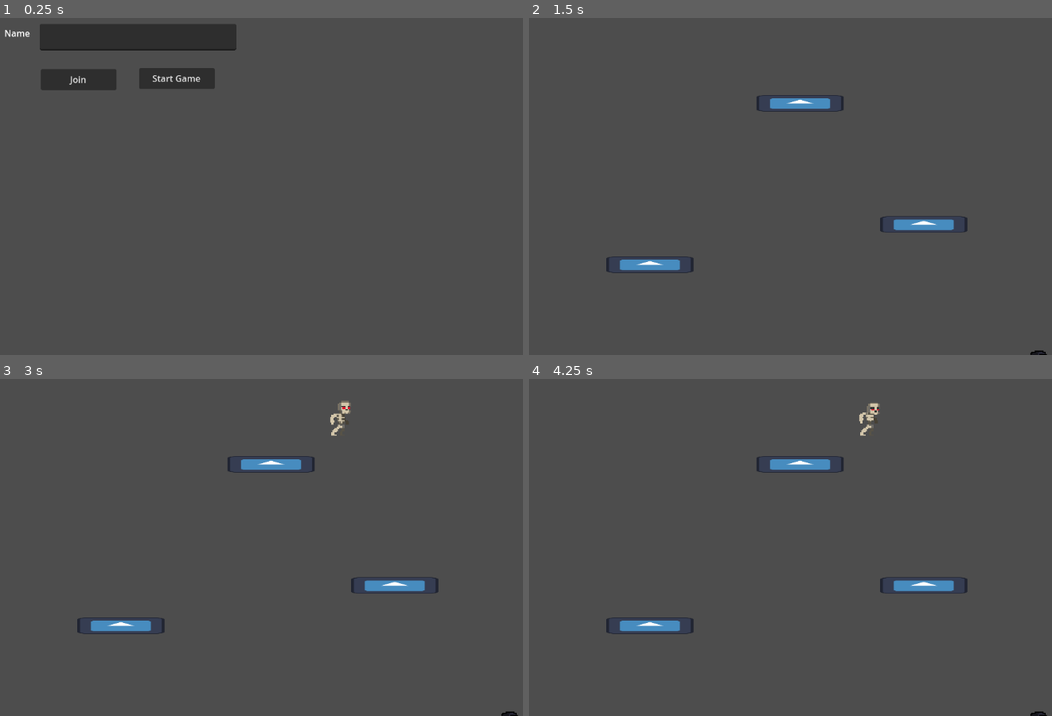
Above: before the commit, frames 1-4 (two rows, left to right).
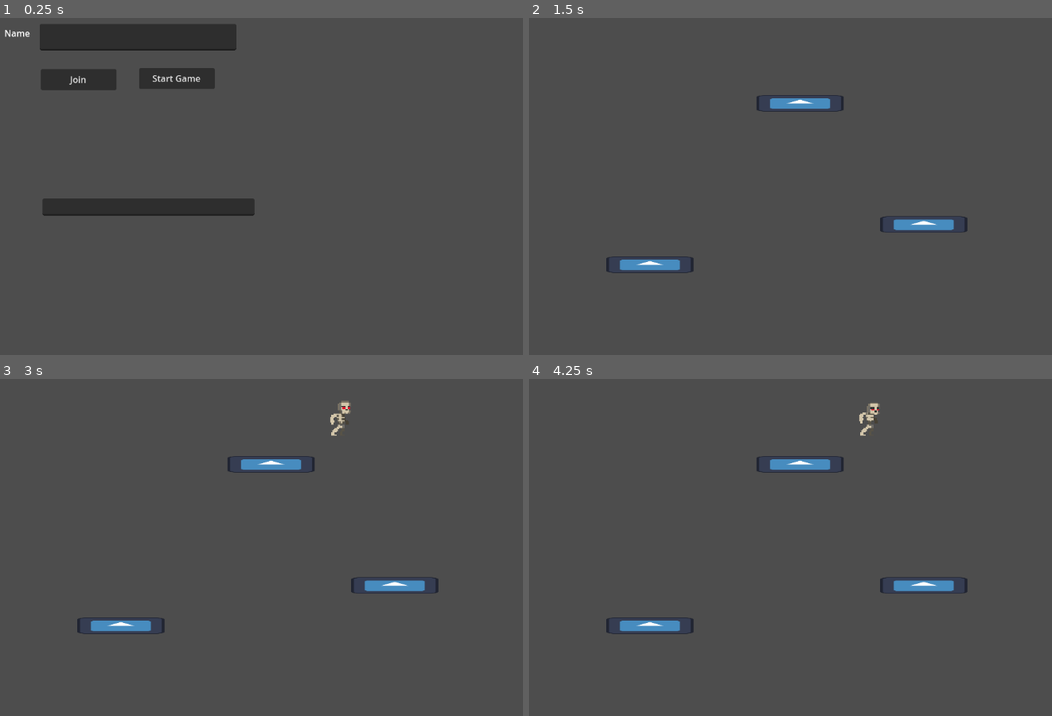
Above: after the commit, the same moments.

Repository: naixsu/CROCPNG
Game: Godot game, scene res://Scenes/Testing/NaixTestScenes/Multiplayer.tscn
Same seed, same stepped clock (60 frames per second), same inputs: the game is played once before the commit and once after it. The engine's default icon, where the game draws it, is replaced by a stand-in: a white triangle on a blue panel in a dark square.
Inputs (mouse positions are in pixels of both pictures, inside the frame that each line leads up to):
- Up to frame 1 (0.25 s): no input
- Up to frame 2 (1.5 s): click (664, 38) at 0.52 s; type "Alex" at 0.6 s; click "Start Game" at 1.25 s
- Up to frame 3 (3 s): tap Enter (ui_accept) at 2, 2.27, 2.75 s; move the mouse to (428, 520) at 2.02 s; press the mouse at (428, 520) at 2.03 s; hold D (Right) from 2.03 s (still down); move the mouse to (162, 554) at 2.77 s; release the mouse at (162, 554) at 2.78 s; right-click (162, 554) at 2.85 s
- Up to frame 4 (4.25 s): tap Enter (ui_accept) at 3.02, 3.5 s; move the mouse to (884, 459) at 3.52 s; release D (Right) at 3.53 s; press the mouse at (884, 459) at 3.53 s; hold A (Left) from 3.53 s (still down)

The runs differ from the first frame. In frame 1, 2.1% of the frame differs, in the area x 8-49%, y 53-59%; in frame 2, less than 0.1%; in frame 3, less than 0.1%; in frame 4, less than 0.1%.
Error in both runs: Invalid access of index '0' on a base object of type: 'Array[Node2D]'. (res://Scripts/Enemies/EnemyA/AI.gd:26)

Commit message:
Testing multiplayer fix

Diff:
--- a/Scenes/Testing/NaixTestScenes/Multiplayer.tscn
+++ b/Scenes/Testing/NaixTestScenes/Multiplayer.tscn
@@ -41,5 +41,12 @@
 offset_bottom = 42.0
 text = "Name"
 
+[node name="LineEdit" type="LineEdit" parent="."]
+layout_mode = 0
+offset_left = 126.0
+offset_top = 364.0
+offset_right = 510.0
+offset_bottom = 395.0
+
 [connection signal="button_down" from="Join" to="." method="_on_join_button_down"]
 [connection signal="button_down" from="StartGame" to="." method="_on_start_game_button_down"]
--- a/Scenes/Testing/NaixTestScenes/TestMultiplayerScene.tscn
+++ b/Scenes/Testing/NaixTestScenes/TestMultiplayerScene.tscn
@@ -1,11 +1,9 @@
-[gd_scene load_steps=7 format=3 uid="uid://cgiky6rcbuxga"]
+[gd_scene load_steps=5 format=3 uid="uid://cgiky6rcbuxga"]
 
 [ext_resource type="Script" path="res://Scripts/Testing/NaixTestScripts/TestMultiplayerScene.gd" id="1_cahup"]
 [ext_resource type="PackedScene" uid="uid://s741h0igfq5k" path="res://Scenes/Testing/NaixTestScenes/TestPlatforms.tscn" id="2_1merq"]
 [ext_resource type="PackedScene" uid="uid://bgucyml2yx36p" path="res://Scenes/Player/Player.tscn" id="3_8q6be"]
 [ext_resource type="PackedScene" uid="uid://bvfw8vhc4i3ac" path="res://Scenes/Enemies/EnemyA/EnemyA.tscn" id="3_jn6np"]
-[ext_resource type="PackedScene" uid="uid://b461wubwupbqh" path="res://Scenes/Enemies/EnemyB/EnemyB.tscn" id="4_v02mc"]
-[ext_resource type="PackedScene" uid="uid://bx77fvysan881" path="res://Scenes/Enemies/EnemyC/EnemyC.tscn" id="5_0qcgn"]
 
 [node name="TestMultiplayerScene" type="Node2D"]
 script = ExtResource("1_cahup")
@@ -25,15 +23,6 @@
 
 [node name="Enemies" type="Node2D" parent="."]
 
-[node name="EnemyA" parent="Enemies" instance=ExtResource("3_jn6np")]
-position = Vector2(1188, 278)
-
-[node name="EnemyB" parent="Enemies" instance=ExtResource("4_v02mc")]
-position = Vector2(969, 670)
-
-[node name="EnemyC" parent="Enemies" instance=ExtResource("5_0qcgn")]
-position = Vector2(519, 687)
-
 [node name="PlayerSpawnPoints" type="Node2D" parent="."]
 
 [node name="0" type="Node2D" parent="PlayerSpawnPoints" groups=["PlayerSpawnPoint"]]
--- a/Scripts/Testing/NaixTestScripts/MultiplayerController.gd
+++ b/Scripts/Testing/NaixTestScripts/MultiplayerController.gd
@@ -4,6 +4,7 @@
 @export var port = 8910
 
 @onready var nameEdit = $NameEdit
+@onready var line_edit = $LineEdit
 
 var peer
 
@@ -17,6 +18,14 @@
 
 	if "--server" in OS.get_cmdline_args():
 		host_game()
+
+	var ipAddress = ""
+
+	if OS.has_feature("windows"):
+		if OS.has_environment("COMPUTERNAME"):
+			ipAddress =  IP.resolve_hostname(str(OS.get_environment("COMPUTERNAME")),1)
+
+	line_edit.text = ipAddress
 
 	pass # Replace with function body.
 
Not shown, added: Exports/Test/test3.console.exe
Not shown, added: Exports/Test/test3.exe
Not shown, added: Exports/Test/test3.pck
